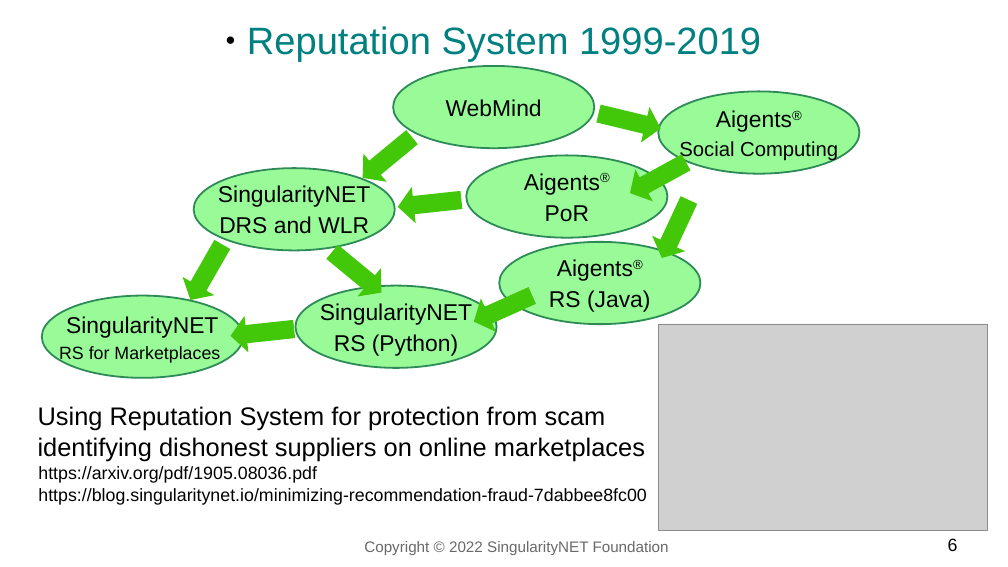
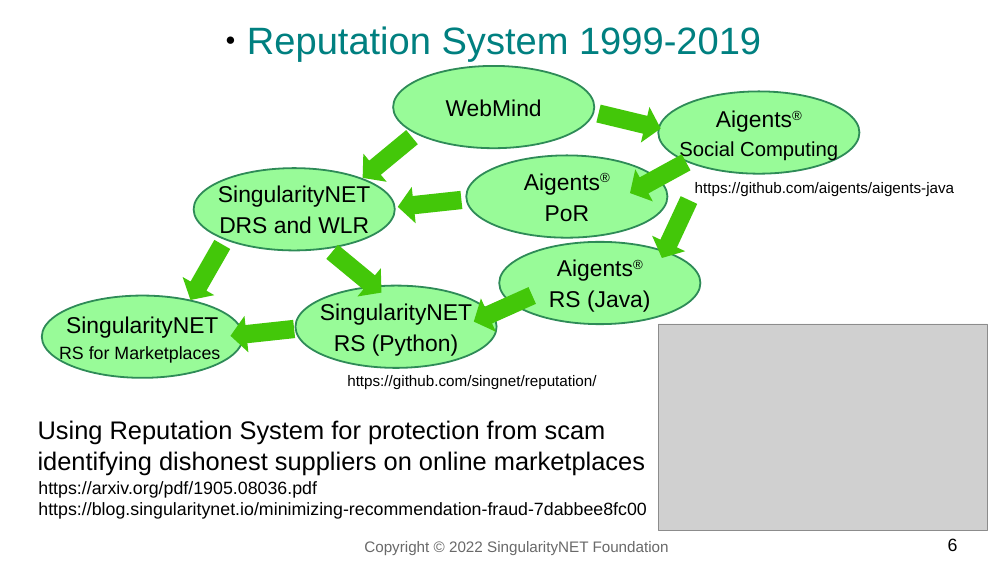
Before and after one commit to singnet/reputation, a slide deck: slide 6 of doc/reputation-systems-1999-2022.odp. Drawn at 1008x567 pixels with LibreOffice and Linux fonts; fonts in the diff are those of the drawing; grey boxes stand for pictures. Boxes give left, top, right and bottom in pixels: in the first picture for what was removed or moved away, otherwise in the second. Text is boxed around its words. In the diff, an @@ line names an element or a change of style, - is before the commit and + after.

Commit message:
update slides

```diff
--- a/doc/reputation-systems-1999-2022.odp
+++ b/doc/reputation-systems-1999-2022.odp
@@ text added at [695,182,954,196], 12 pt, text #000000 @@
+https://github.com/aigents/aigents-java
@@ text added at [347,375,596,389], 12 pt, text #000000 @@
+https://github.com/singnet/reputation/
@@ text "Using Reputation System for protection ...": place and size @@
-text "Using Reputation System for protection ..." at [38,406,645,461]
+text "Using Reputation System for protection ..." at [38,420,645,475]
@@ text "https://arxiv.org/pdf/1905.08036.pdf": place and size @@
-text "https://arxiv.org/pdf/1905.08036.pdf" at [38,466,647,505]
+text "https://arxiv.org/pdf/1905.08036.pdf" at [38,481,647,519]
```
Also in this commit, not shown: 2 other slides changed, 1 other file.
